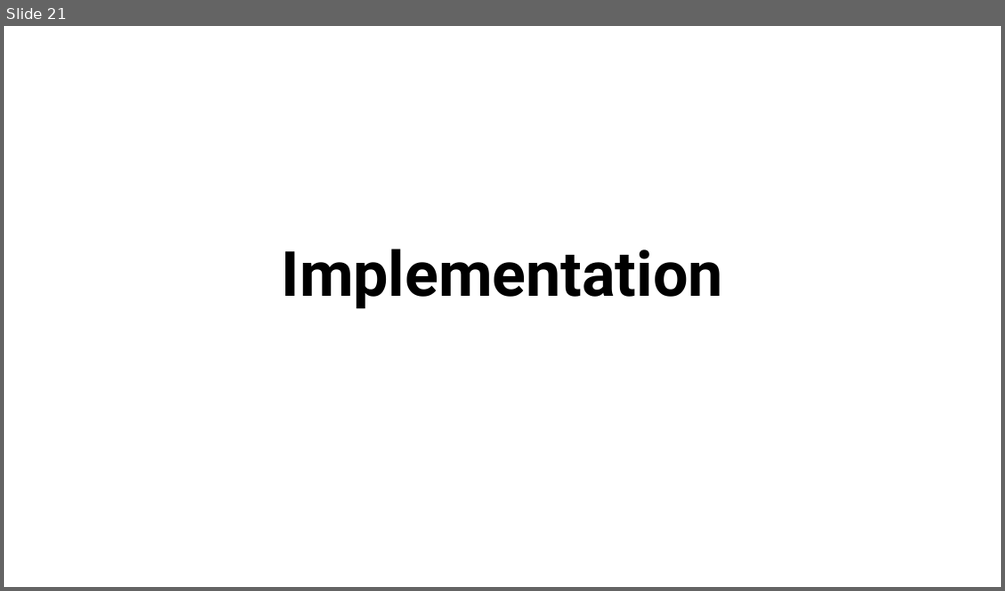
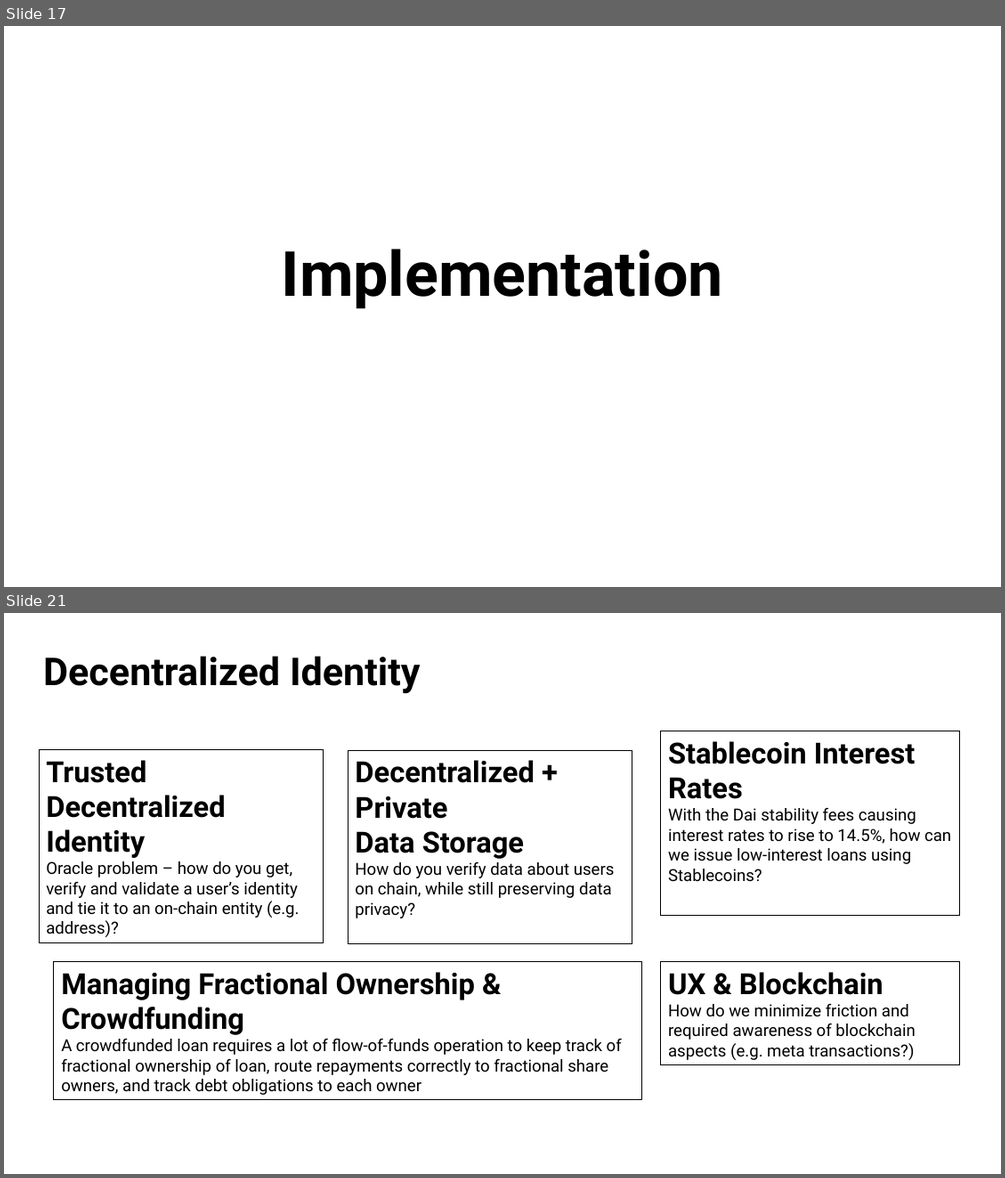
Before and after one commit to enabledao/enable, a slide deck: presentation/presentation.pptx. Shown one above the other, each under a label of ours: slide 21 before the commit, slides 17 and 21 after it; the slides between them are not shown. The pictures are 1005x591 and 1005x1178 pixels, drawn with LibreOffice and Linux fonts; fonts in the diff are those of the drawing. Boxes give left, top, right and bottom in pixels: in the first picture for what was removed or moved away, otherwise in the second. Text is boxed around its words. In the diff, an @@ line names an element or a change of style, - is before the commit and + after.

```diff
--- a/presentation/presentation.pptx
+++ b/presentation/presentation.pptx
@@ slide 21 added at <box>4,613,1001,1174</box>, background #FFFFFF @@
@@ text added at <box>43,656,420,694</box>, 37 pt, text #000000, bold @@
+Decentralized Identity
@@ rectangle added at <box>661,731,960,915</box>, outline #000000 0.75 pt, 16 pt, text #000000 @@
+Stablecoin Interest Rates
+With the Dai stability fees causing interest rates to rise to 14.5%, how can we issue low-interest loans using Stablecoins?
@@ rectangle added at <box>39,749,324,943</box>, outline #000000 0.75 pt, 16 pt, text #000000 @@
+Trusted Decentralized Identity
+Oracle problem – how do you get, verify and validate a user’s identity and tie it to an on-chain entity (e.g. address)?
@@ rectangle added at <box>348,750,632,943</box>, outline #000000 0.75 pt, 16 pt, text #000000 @@
+Decentralized + Private
+Data Storage
+How do you verify data about users on chain, while still preserving data privacy?
@@ rectangle added at <box>54,962,642,1100</box>, outline #000000 0.75 pt, 16 pt, text #000000 @@
+Managing Fractional Ownership & Crowdfunding
+A crowdfunded loan requires a lot of flow-of-funds operation to keep track of fractional ownership of loan, route repayments correctly to fractional share owners, and track debt obligations to each owner
@@ rectangle added at <box>661,962,960,1064</box>, outline #000000 0.75 pt, 16 pt, text #000000 @@
+UX & Blockchain
+How do we minimize friction and required awareness of blockchain aspects (e.g. meta transactions?)
@@ what was slide 21 is now slide 17 @@
```
Also in this commit, not shown: 4 other slides added.
